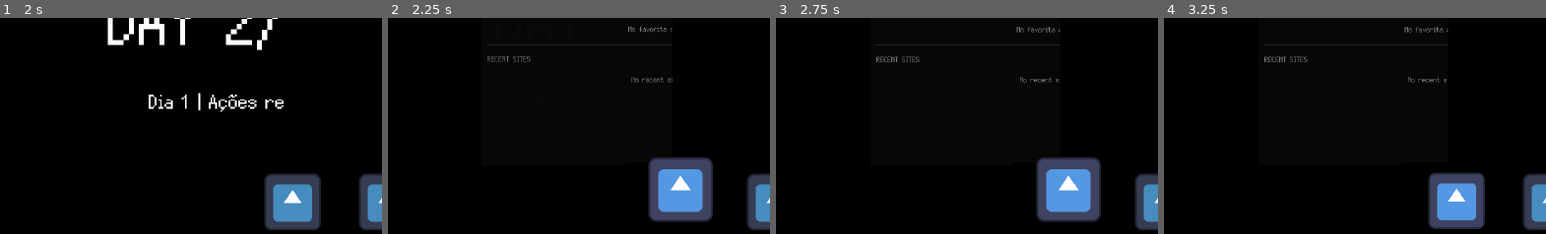
Above: before the commit, frames 1-4 (left to right).
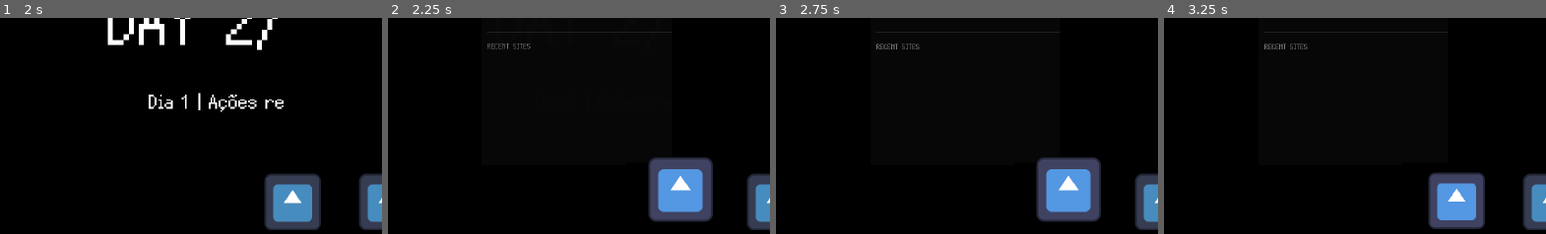
Above: after the commit, the same moments.

Repository: GYU-GAZE/NULL-NETWORK
Game: Godot game, scene res://core/main.tscn
The game is run twice, just before and just after one commit, with the same random seed, the same clock (stepped at 60 frames per second) and the same inputs. The engine's default icon, where the game draws it, is replaced by a stand-in: a white triangle on a blue panel in a dark square.
Inputs (mouse positions are % of the whole screen's width and height, from its top left):
- Up to frame 1 (2 s): click "Debug: Passar tempo" at 0.5 s; click (94, 2) at 1.25 s
- Up to frame 2 (2.25 s): click (42, 83) at 2.02 s
- Up to frame 3 (2.75 s): no input
- Up to frame 4 (3.25 s): click "□" at 2.75 s
The pictures show only the part of the screen within x 4-54%, y 41-91%; the shares and areas given below are measured in that part.

Frame 1 is identical in both runs. In frame 2, 1.0% of the frame differs, in the area x 26-75%, y 3-30%; in frame 3, 1.0%; in frame 4, 1.0%.
Error after the commit: Parse Error: Identifier "CampaignState" not declared in the current scope. (res://core/autoloads/game_state.gd:11)

Commit message:
Integrate core/autoloads/game_state.gd with Phase 2 campaign state

Diff:
--- a/core/autoloads/game_state.gd
+++ b/core/autoloads/game_state.gd
@@ -5,28 +5,39 @@
 signal game_state_changed
 signal browser_history_changed
 
-var story_flags: Dictionary = {}
+## Compatibility views. CampaignState.world_state is the authoritative owner.
+var story_flags: Dictionary:
+	get:
+		return CampaignState.world_state.story_flags
+
+var numeric_vars: Dictionary:
+	get:
+		return CampaignState.world_state.numeric_vars
+
 var read_threads: Dictionary = {}
 var watched_threads: Dictionary = {}
 var thread_visibility_signatures: Dictionary = {}
-var numeric_vars: Dictionary = {}
 
 var browser_site_history: Array[Dictionary] = []
 var browser_history_visit_counter: int = 0
 var pinned_browser_sites: Array[Dictionary] = []
 
 
+func _ready() -> void:
+	CampaignState.campaign_reset.connect(_on_campaign_reset)
+
+
 func set_flag(flag_name: String, value: bool) -> void:
 	if flag_name.is_empty():
 		return
 
-	story_flags[flag_name] = value
+	CampaignState.world_state.set_flag(flag_name, value)
 	flag_changed.emit(flag_name, value)
 	game_state_changed.emit()
 
 
 func get_flag(flag_name: String, default_value: bool = false) -> bool:
-	return story_flags.get(flag_name, default_value)
+	return CampaignState.world_state.get_flag(flag_name, default_value)
 
 
 func toggle_flag(flag_name: String) -> bool:
@@ -34,9 +45,7 @@
 		return false
 
 	var new_value: bool = not get_flag(flag_name, false)
-	story_flags[flag_name] = new_value
-	flag_changed.emit(flag_name, new_value)
-	game_state_changed.emit()
+	set_flag(flag_name, new_value)
 	return new_value
 
 
@@ -79,10 +88,7 @@
 
 
 func sync_thread_read_state(thread_id: String, visibility_signature: String) -> void:
-	if thread_id.is_empty():
-		return
-
-	if visibility_signature.is_empty():
+	if thread_id.is_empty() or visibility_signature.is_empty():
 		return
 
 	if not has_read_thread(thread_id):
@@ -99,17 +105,13 @@
 
 
 func watch_thread(thread_id: String) -> void:
-	if thread_id.is_empty():
-		return
-
-	watched_threads[thread_id] = true
+	if not thread_id.is_empty():
+		watched_threads[thread_id] = true
 
 
 func unwatch_thread(thread_id: String) -> void:
-	if thread_id.is_empty():
-		return
-
-	watched_threads.erase(thread_id)
+	if not thread_id.is_empty():
+		watched_threads.erase(thread_id)
 
 
 func toggle_thread_watch(thread_id: String) -> bool:
@@ -135,7 +137,7 @@
 	if var_name.is_empty():
 		return
 
-	numeric_vars[var_name] = value
+	CampaignState.world_state.set_number(var_name, value)
 	number_changed.emit(var_name, value)
 	game_state_changed.emit()
 
@@ -145,17 +147,12 @@
 		return 0
 
 	var new_value: int = get_number(var_name) + amount
-	numeric_vars[var_name] = new_value
-	number_changed.emit(var_name, new_value)
-	game_state_changed.emit()
+	set_number(var_name, new_value)
 	return new_value
 
 
 func get_number(var_name: String, default_value: int = 0) -> int:
-	if var_name.is_empty():
-		return default_value
-
-	return int(numeric_vars.get(var_name, default_value))
+	return CampaignState.world_state.get_number(var_name, default_value)
 
 
 func register_browser_visit(url: String, title: String, favicon: Texture2D = null) -> void:
@@ -165,9 +162,7 @@
 		return
 
 	browser_history_visit_counter += 1
-
 	var existing_index: int = _find_browser_history_index(clean_url)
-
 	var entry: Dictionary = {
 		"url": clean_url,
 		"title": title if not title.strip_edges().is_empty() else clean_url,
@@ -212,6 +207,7 @@
 func _sort_browser_history_entries(a: Dictionary, b: Dictionary) -> bool:
 	return int(a.get("last_visited_order", 0)) > int(b.get("last_visited_order", 0))
 
+
 func pin_browser_site(url: String, title: String, favicon: Texture2D = null) -> void:
 	var clean_url: String = url.strip_edges()
 
@@ -219,7 +215,6 @@
 		return
 
 	var existing_index: int = _find_pinned_browser_site_index(clean_url)
-
 	var entry: Dictionary = {
 		"url": clean_url,
 		"title": title if not title.strip_edges().is_empty() else clean_url,
@@ -265,7 +260,7 @@
 func get_pinned_browser_sites() -> Array[Dictionary]:
 	var result: Array[Dictionary] = []
 
-	for entry in pinned_browser_sites:
+	for entry: Dictionary in pinned_browser_sites:
 		result.append(entry)
 
 	return result
@@ -279,3 +274,7 @@
 			return i
 
 	return -1
+
+
+func _on_campaign_reset() -> void:
+	game_state_changed.emit()
